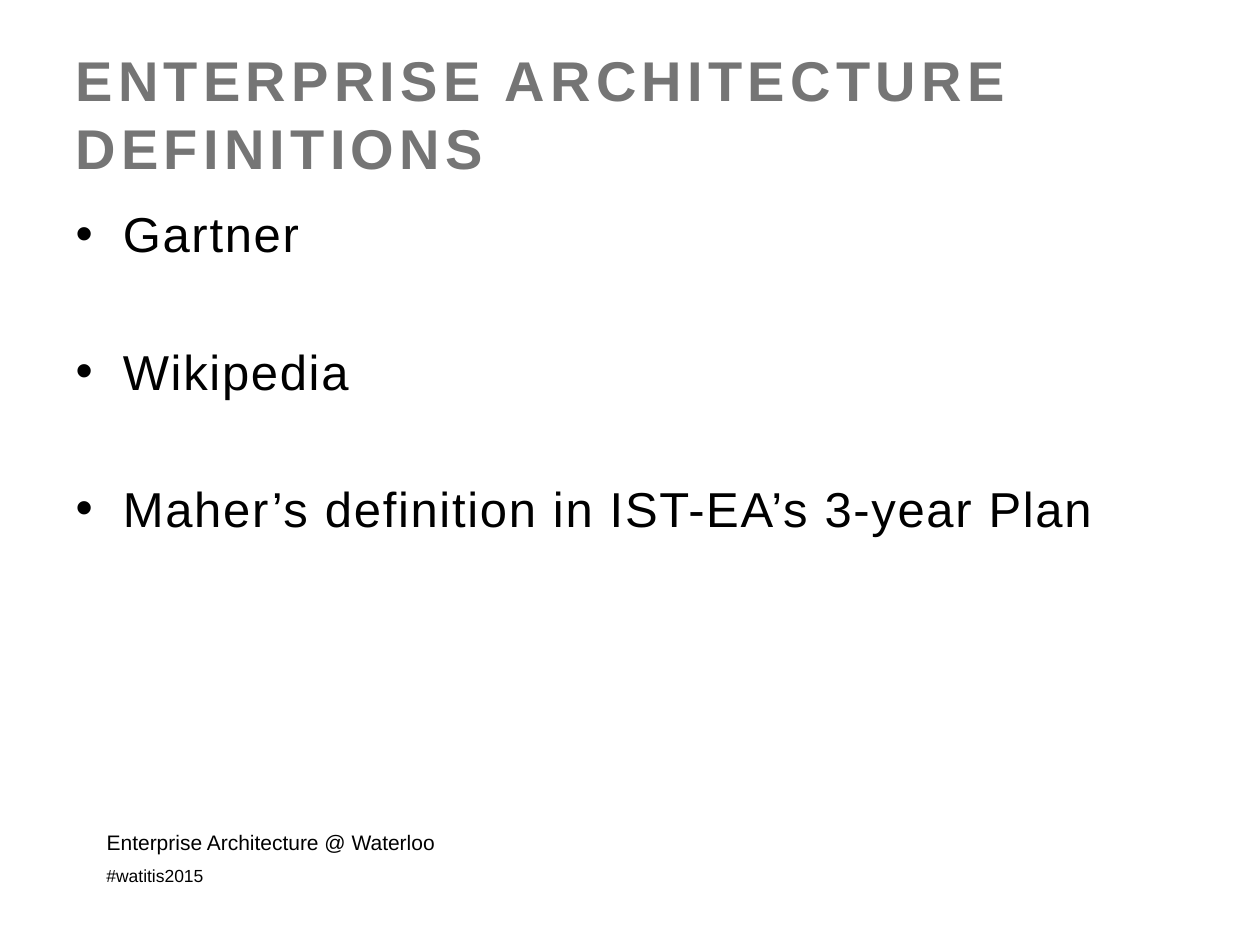
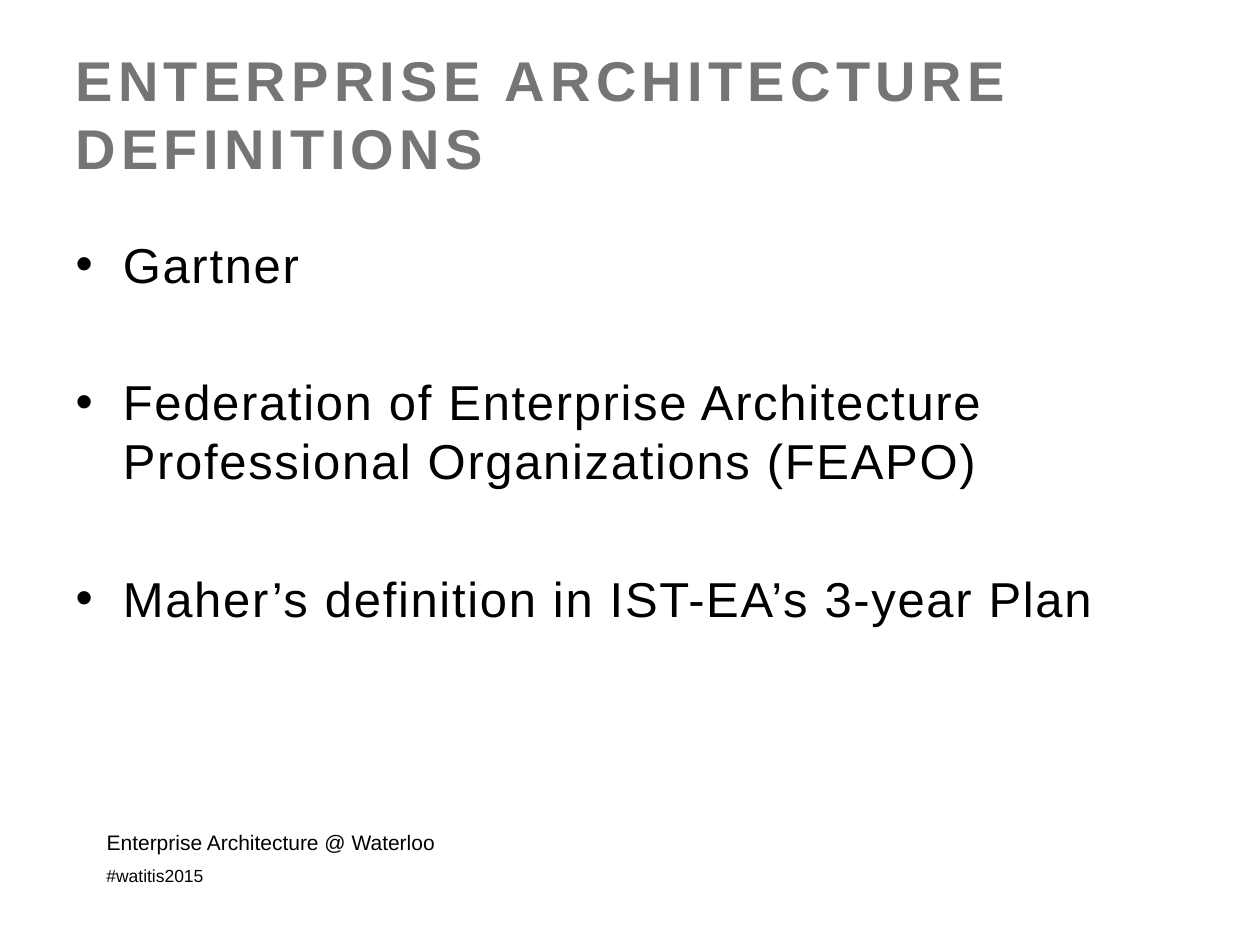
Before and after one commit to colinbellCA/presentation-istea-watitis2015, a slide deck: slide 20 of ISTEA-WatITis2015.pptx (slide 16 before the commit). Drawn at 1260x945 pixels with LibreOffice and Linux fonts; fonts in the diff are those of the drawing; background and template pictures are left out. Boxes give left, top, right and bottom in pixels: in the first picture for what was removed or moved away, otherwise in the second. Text is boxed around its words. In the diff, an @@ line names an element or a change of style, - is before the commit and + after.

```diff
--- a/ISTEA-WatITis2015.pptx
+++ b/ISTEA-WatITis2015.pptx
@@ text "Gartner" at bbox=[123, 248, 1092, 627]: vertical alignment top to middle @@
@@ text at bbox=[123, 384, 981, 489]: text changed @@
-• Wikipedia
+• Federation of Enterprise Architecture Professional Organizations (FEAPO)
```
Also in this commit, not shown: 9 other slides changed, 16 slides added, 3 other files.
